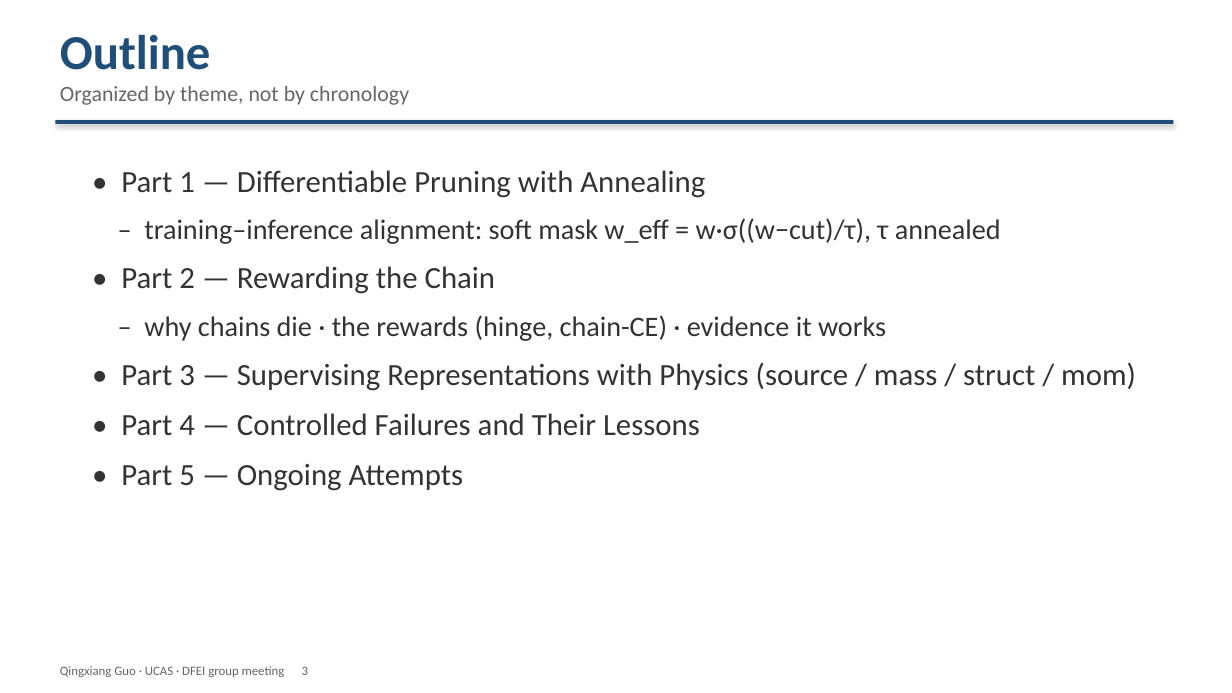
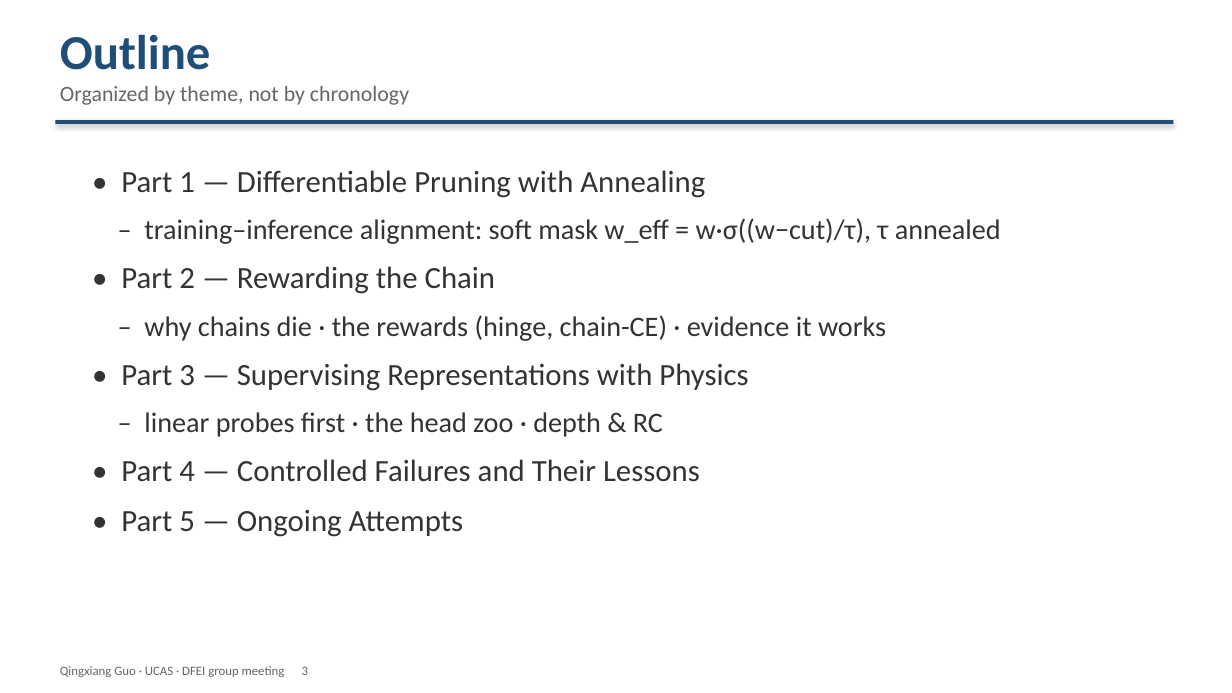
Before and after one commit to Aniedrew/dfei_ift, a slide deck: slide 3 of meeting_figs/DFEI_progress_20260902_EN.pptx. Drawn at 1232x693 pixels with LibreOffice and Linux fonts; fonts in the diff are those of the drawing. Boxes give left, top, right and bottom in pixels: in the first picture for what was removed or moved away, otherwise in the second. Text is boxed around its words. In the diff, an @@ line names an element or a change of style, - is before the commit and + after.

Commit message:
docs: rebuild Part 3 — probes, native head zoo, depth & RC calculation
- S11: linear probes first — new probe_method figure shows HOW a probe is
  calculated (frozen backbone -> linear layer -> R2); evidence physics is
  lost (mass 0.003, mom ~0) then recovered (mass 0.93)
- S12: head zoo as native PowerPoint shapes (editable), new physics heads
  (source/mass/struct/mom) marked green vs original blue; dropped the PNG
- S13/S14: one page each for the struct-head targets — depth (BFS layers)
  and Rumor Centrality (subtree sizes, log R = -sum log tau, argmax root)
- Removed the unexplained ROC plot and its slide; parts renumbered (17 pages)

```diff
--- a/meeting_figs/DFEI_progress_20260902_EN.pptx
+++ b/meeting_figs/DFEI_progress_20260902_EN.pptx
@@ text at (121, 363, 748, 437): text changed @@
-• Part 3 — Supervising Representations with Physics (source / mass / struct / mom)
+• Part 3 — Supervising Representations with Physics
+– linear probes first · the head zoo · depth & RC
```
Also in this commit, not shown: 2 other slides changed, 2 slides added, 2 slides removed, 7 other files.
